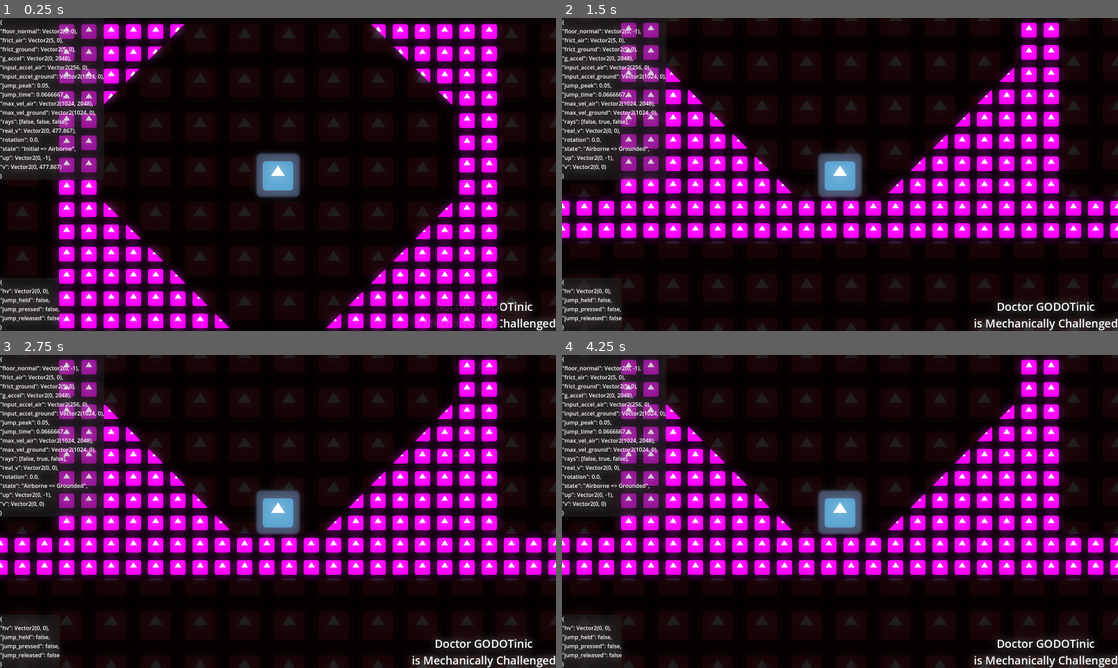
Above: before the commit, frames 1-4 (two rows, left to right).
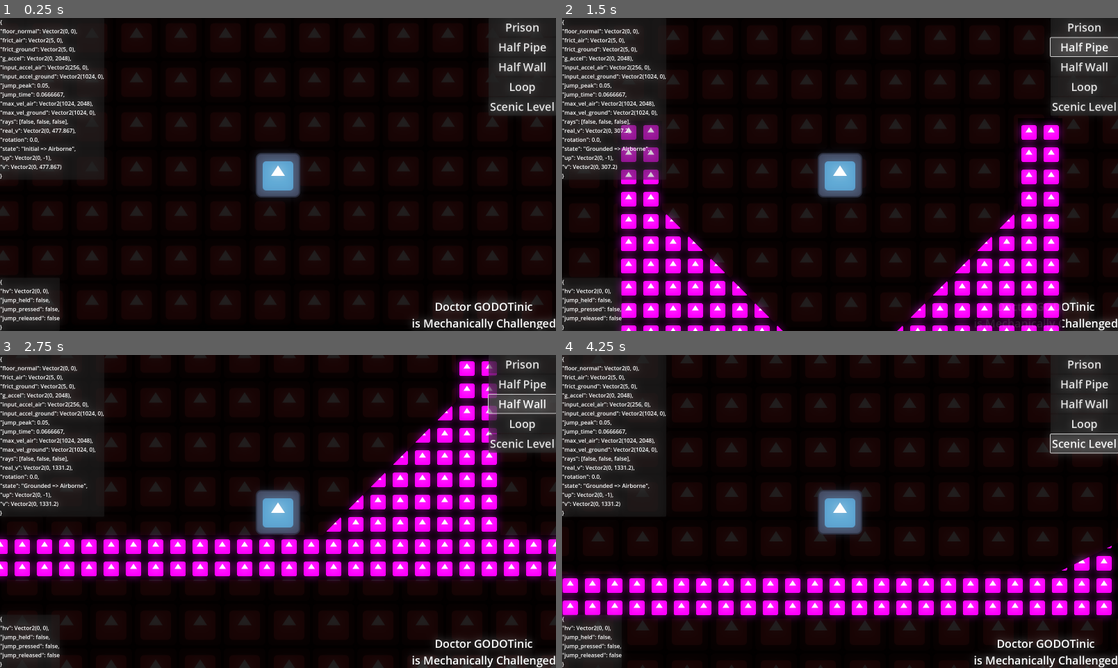
Above: after the commit, the same moments.

Repository: MechanicallyChallengedOrg/SlopesAndLoops
Game: Godot game, scene res://scenes/main.tscn
Two runs of this game, one before a commit and one after it. Both use one fixed random seed, a clock stepped at 60 frames per second and the inputs below. The engine's default icon, where the game draws it, is replaced by a stand-in: a white triangle on a blue panel in a dark square.
Inputs (mouse positions are in pixels of both pictures, inside the frame that each line leads up to):
- Up to frame 1 (0.25 s): no input
- Up to frame 2 (1.5 s): click (1084, 27) at 0.5 s, where only the run after the commit has a clickable "Prison"; click (1084, 46) at 1.25 s, where only the run after the commit has a clickable "Half Pipe"
- Up to frame 3 (2.75 s): click (522, 405) at 2 s, where only the run after the commit has a clickable "Half Wall"
- Up to frame 4 (4.25 s): click (1084, 423) at 2.75 s, where only the run after the commit has a clickable "Loop"; click (1084, 442) at 3.5 s, where only the run after the commit has a clickable "Scenic Level"

The runs differ from the first frame. In frame 1, 33% of the frame differs, in the area x 0-100%, y 0-100%; in frame 2, 45%; in frame 3, 15%; in frame 4, 47%.

Commit message:
loop is the new default demo scene

Diff:
--- a/godot4/gdscript/zaft/project.godot
+++ b/godot4/gdscript/zaft/project.godot
@@ -28,6 +28,17 @@
 
 [input]
 
+ui_accept={
+"deadzone": 0.5,
+"events": [Object(InputEventKey,"resource_local_to_scene":false,"resource_name":"","device":0,"window_id":0,"alt_pressed":false,"shift_pressed":false,"ctrl_pressed":false,"meta_pressed":false,"pressed":false,"keycode":4194309,"physical_keycode":0,"key_label":0,"unicode":0,"location":0,"echo":false,"script":null)
+, Object(InputEventKey,"resource_local_to_scene":false,"resource_name":"","device":0,"window_id":0,"alt_pressed":false,"shift_pressed":false,"ctrl_pressed":false,"meta_pressed":false,"pressed":false,"keycode":4194310,"physical_keycode":0,"key_label":0,"unicode":0,"location":0,"echo":false,"script":null)
+]
+}
+ui_select={
+"deadzone": 0.5,
+"events": [Object(InputEventJoypadButton,"resource_local_to_scene":false,"resource_name":"","device":0,"button_index":3,"pressure":0.0,"pressed":false,"script":null)
+]
+}
 left={
 "deadzone": 0.5,
 "events": [Object(InputEventKey,"resource_local_to_scene":false,"resource_name":"","device":-1,"window_id":0,"alt_press …(191 unchanged characters)…
--- a/godot4/gdscript/zaft/scenes/level.tscn
+++ b/godot4/gdscript/zaft/scenes/level.tscn
@@ -1,7 +1,47 @@
 [gd_scene load_steps=2 format=3 uid="uid://bfq2wpblianl0"]
 
-[ext_resource type="PackedScene" uid="uid://ih6x3irfv763" path="res://scenes/loop_prison.tscn" id="1_wbgkv"]
+[ext_resource type="Script" path="res://scripts/level-scene.gd" id="1_8k006"]
 
 [node name="Level" type="Node2D"]
+script = ExtResource("1_8k006")
 
-[node name="LoopPrison" parent="." instance=ExtResource("1_wbgkv")]
+[node name="CanvasLayer" type="CanvasLayer" parent="."]
+layer = 2
+
+[node name="PanelContainer" type="PanelContainer" parent="CanvasLayer"]
+anchors_preset = 1
+anchor_left = 1.0
+anchor_right = 1.0
+offset_left = -101.0
+offset_bottom = 171.0
+grow_horizontal = 0
+
+[node name="VBoxContainer" type="VBoxContainer" parent="CanvasLayer/PanelContainer"]
+layout_mode = 2
+
+[node name="Prison" type="Button" parent="CanvasLayer/PanelContainer/VBoxContainer"]
+layout_mode = 2
+theme_override_font_sizes/font_size = 32
+text = "Prison"
+
+[node name="HalfPipe" type="Button" parent="CanvasLayer/PanelContainer/VBoxContainer"]
+layout_mode = 2
+theme_override_font_sizes/font_size = 32
+text = "Half Pipe"
+
+[node name="HalfWall" type="Button" parent="CanvasLayer/PanelContainer/VBoxContainer"]
+layout_mode = 2
+theme_override_font_sizes/font_size = 32
+text = "Half Wall"
+
+[node name="Loop" type="Button" parent="CanvasLayer/PanelContainer/VBoxContainer"]
+layout_mode = 2
+theme_override_font_sizes/font_size = 32
+text = "Loop"
+
+[node name="Scenic" type="Button" parent="CanvasLayer/PanelContainer/VBoxContainer"]
+layout_mode = 2
+theme_override_font_sizes/font_size = 32
+text = "Scenic Level"
+
+[node name="LevelContainer" type="Node2D" parent="."]
--- /dev/null
+++ b/godot4/gdscript/zaft/scenes/levels/full.tscn
@@ -0,0 +1,67 @@
+[gd_scene load_steps=6 format=3 uid="uid://bllckafka1ry1"]
+
+[ext_resource type="Shader" path="res://shaders/floor-shader.gdshader" id="1_ymqda"]
+[ext_resource type="Script" path="res://scripts/loop-prison-scene.gd" id="2_25rq7"]
+[ext_resource type="Texture2D" uid="uid://dm05le0o5xj5o" path="res://assets/icon.svg" id="3_jnqm2"]
+[ext_resource type="PackedScene" uid="uid://k2xryprl8n1o" path="res://scenes/player_spawner.tscn" id="4_co3dd"]
+
+[sub_resource type="ShaderMaterial" id="ShaderMaterial_sjhay"]
+shader = ExtResource("1_ymqda")
+shader_parameter/target_position = Vector2(0, 0)
+shader_parameter/parallax_scale = 0.1
+
+[node name="Full" type="Node2D"]
+material = SubResource("ShaderMaterial_sjhay")
+script = ExtResource("2_25rq7")
+
+[node name="Polygons" type="Node2D" parent="."]
+use_parent_material = true
+
+[node name="Floor" type="Polygon2D" parent="Polygons"]
+texture_repeat = 2
+use_parent_material = true
+position = Vector2(0, 384)
+texture = ExtResource("3_jnqm2")
+texture_scale = Vector2(2, 2)
+polygon = PackedVector2Array(-5120, 128, -5120, 256, 5120, 256, 5120, 128)
+
+[node name="Floor2" type="Polygon2D" parent="Polygons"]
+texture_repeat = 2
+use_parent_material = true
+position = Vector2(0, 384)
+texture = ExtResource("3_jnqm2")
+texture_scale = Vector2(2, 2)
+polygon = PackedVector2Array(-3160, -136, -3712, 136, -1664, 136, -2376, -792, -2712, -792)
+
+[node name="Ceiling" type="Polygon2D" parent="Polygons"]
+texture_repeat = 2
+use_parent_material = true
+position = Vector2(0, -768)
+texture = ExtResource("3_jnqm2")
+texture_scale = Vector2(2, 2)
+polygon = PackedVector2Array(-512, 128, -512, 256, 512, 256, 512, 128)
+
+[node name="WallRight" type="Polygon2D" parent="Polygons"]
+texture_repeat = 2
+use_parent_material = true
+texture = ExtResource("3_jnqm2")
+texture_scale = Vector2(2, 2)
+polygon = PackedVector2Array(128, -512, 512, -128.683, 512, 128, 128, 512, 640, 512, 640, -512)
+
+[node name="WallRight2" type="Polygon2D" parent="Polygons"]
+texture_repeat = 2
+use_parent_material = true
+position = Vector2(2048, 0)
+texture = ExtResource("3_jnqm2")
+texture_scale = Vector2(2, 2)
+polygon = PackedVector2Array(128, -512, 512, -128.683, 512, 128, 128, 512, 640, 512, 640, -512)
+
+[node name="WallLeft" type="Polygon2D" parent="Polygons"]
+texture_repeat = 2
+use_parent_material = true
+texture = ExtResource("3_jnqm2")
+texture_scale = Vector2(2, 2)
+polygon = PackedVector2Array(-640, -512, -640, 512, -128, 512, -512, 126.873, -512, -131.282, -128, -512)
+
+[node name="PlayerSpawner" parent="." instance=ExtResource("4_co3dd")]
+position = Vector2(-4312, -112)
--- /dev/null
+++ b/godot4/gdscript/zaft/scenes/levels/half_pipe.tscn
@@ -0,0 +1,42 @@
+[gd_scene load_steps=6 format=3 uid="uid://dr4as8ceu0vbd"]
+
+[ext_resource type="Shader" path="res://shaders/floor-shader.gdshader" id="1_tye5y"]
+[ext_resource type="Script" path="res://scripts/loop-prison-scene.gd" id="2_uq0xq"]
+[ext_resource type="Texture2D" uid="uid://dm05le0o5xj5o" path="res://assets/icon.svg" id="3_0l84j"]
+[ext_resource type="PackedScene" uid="uid://k2xryprl8n1o" path="res://scenes/player_spawner.tscn" id="4_pj66l"]
+
+[sub_resource type="ShaderMaterial" id="ShaderMaterial_sjhay"]
+shader = ExtResource("1_tye5y")
+shader_parameter/target_position = Vector2(0, 0)
+shader_parameter/parallax_scale = 0.1
+
+[node name="HalfPipe" type="Node2D"]
+material = SubResource("ShaderMaterial_sjhay")
+script = ExtResource("2_uq0xq")
+
+[node name="Polygons" type="Node2D" parent="."]
+use_parent_material = true
+
+[node name="Floor" type="Polygon2D" parent="Polygons"]
+texture_repeat = 2
+use_parent_material = true
+position = Vector2(0, 384)
+texture = ExtResource("3_0l84j")
+texture_scale = Vector2(2, 2)
+polygon = PackedVector2Array(-1280, 128, -1280, 256, 1280, 256, 1280, 128)
+
+[node name="WallRight" type="Polygon2D" parent="Polygons"]
+texture_repeat = 2
+use_parent_material = true
+texture = ExtResource("3_0l84j")
+texture_scale = Vector2(2, 2)
+polygon = PackedVector2Array(512, -136, 512, 128, 128, 512, 640, 512, 640, -136)
+
+[node name="WallLeft" type="Polygon2D" parent="Polygons"]
+texture_repeat = 2
+use_parent_material = true
+texture = ExtResource("3_0l84j")
+texture_scale = Vector2(2, 2)
+polygon = PackedVector2Array(-640, -128, -640, 512, -128, 512, -512, 126.873, -512, -128)
+
+[node name="PlayerSpawner" parent="." instance=ExtResource("4_pj66l")]
--- /dev/null
+++ b/godot4/gdscript/zaft/scenes/levels/half_pipe_wall.tscn
@@ -0,0 +1,43 @@
+[gd_scene load_steps=6 format=3 uid="uid://dqyts1if4nq4"]
+
+[ext_resource type="Shader" path="res://shaders/floor-shader.gdshader" id="1_1wm6b"]
+[ext_resource type="Script" path="res://scripts/loop-prison-scene.gd" id="2_3t3d8"]
+[ext_resource type="Texture2D" uid="uid://dm05le0o5xj5o" path="res://assets/icon.svg" id="3_x26td"]
+[ext_resource type="PackedScene" uid="uid://k2xryprl8n1o" path="res://scenes/player_spawner.tscn" id="4_8cbym"]
+
+[sub_resource type="ShaderMaterial" id="ShaderMaterial_sjhay"]
+shader = ExtResource("1_1wm6b")
+shader_parameter/target_position = Vector2(0, 0)
+shader_parameter/parallax_scale = 0.1
+
+[node name="LoopPrison" type="Node2D"]
+material = SubResource("ShaderMaterial_sjhay")
+script = ExtResource("2_3t3d8")
+
+[node name="Polygons" type="Node2D" parent="."]
+use_parent_material = true
+
+[node name="Floor" type="Polygon2D" parent="Polygons"]
+texture_repeat = 2
+use_parent_material = true
+position = Vector2(0, 384)
+texture = ExtResource("3_x26td")
+texture_scale = Vector2(2, 2)
+polygon = PackedVector2Array(-1280, 128, -1280, 256, 1280, 256, 1280, 128)
+
+[node name="Ceiling" type="Polygon2D" parent="Polygons"]
+texture_repeat = 2
+use_parent_material = true
+position = Vector2(0, -768)
+texture = ExtResource("3_x26td")
+texture_scale = Vector2(2, 2)
+polygon = PackedVector2Array(-512, 128, -512, 256, 512, 256, 512, 128)
+
+[node name="WallRight" type="Polygon2D" parent="Polygons"]
+texture_repeat = 2
+use_parent_material = true
+texture = ExtResource("3_x26td")
+texture_scale = Vector2(2, 2)
+polygon = PackedVector2Array(128, -512, 512, -128.683, 512, 128, 128, 512, 640, 512, 640, -512)
+
+[node name="PlayerSpawner" parent="." instance=ExtResource("4_8cbym")]
--- /dev/null
+++ b/godot4/gdscript/zaft/scenes/levels/loop.tscn
@@ -0,0 +1,51 @@
+[gd_scene load_steps=6 format=3 uid="uid://bkn25m1mglb26"]
+
+[ext_resource type="Shader" path="res://shaders/floor-shader.gdshader" id="1_0o6pm"]
+[ext_resource type="Script" path="res://scripts/loop-prison-scene.gd" id="2_y5asg"]
+[ext_resource type="Texture2D" uid="uid://dm05le0o5xj5o" path="res://assets/icon.svg" id="3_skivs"]
+[ext_resource type="PackedScene" uid="uid://k2xryprl8n1o" path="res://scenes/player_spawner.tscn" id="4_aj5r7"]
+
+[sub_resource type="ShaderMaterial" id="ShaderMaterial_sjhay"]
+shader = ExtResource("1_0o6pm")
+shader_parameter/target_position = Vector2(0, 0)
+shader_parameter/parallax_scale = 0.1
+
+[node name="Loop" type="Node2D"]
+material = SubResource("ShaderMaterial_sjhay")
+script = ExtResource("2_y5asg")
+
+[node name="Polygons" type="Node2D" parent="."]
+use_parent_material = true
+
+[node name="Floor" type="Polygon2D" parent="Polygons"]
+texture_repeat = 2
+use_parent_material = true
+position = Vector2(0, 384)
+texture = ExtResource("3_skivs")
+texture_scale = Vector2(2, 2)
+polygon = PackedVector2Array(-2560, 128, -2560, 256, 2560, 256, 2560, 128)
+
+[node name="Ceiling" type="Polygon2D" parent="Polygons"]
+texture_repeat = 2
+use_parent_material = true
+position = Vector2(0, -768)
+texture = ExtResource("3_skivs")
+texture_scale = Vector2(2, 2)
+polygon = PackedVector2Array(-512, 128, -512, 256, 512, 256, 512, 128)
+
+[node name="WallRight" type="Polygon2D" parent="Polygons"]
+texture_repeat = 2
+use_parent_material = true
+texture = ExtResource("3_skivs")
+texture_scale = Vector2(2, 2)
+polygon = PackedVector2Array(128, -512, 512, -128.683, 512, 128, 128, 512, 640, 512, 640, -512)
+
+[node name="WallLeft" type="Polygon2D" parent="Polygons"]
+texture_repeat = 2
+use_parent_material = true
+texture = ExtResource("3_skivs")
+texture_scale = Vector2(2, 2)
+polygon = PackedVector2Array(-640, -512, -640, 512, -128, 512, -512, 126.873, -512, -131.282, -128, -512)
+
+[node name="PlayerSpawner" parent="." instance=ExtResource("4_aj5r7")]
+position = Vector2(-1568, 8)
--- /dev/null
+++ b/godot4/gdscript/zaft/scripts/level-scene.gd
@@ -0,0 +1,27 @@
+extends Node2D
+
+@onready var level_container: Node2D = $LevelContainer
+
+@onready var prison_button: Button = $CanvasLayer/PanelContainer/VBoxContainer/Prison
+@onready var half_pipe_button: Button = $CanvasLayer/PanelContainer/VBoxContainer/HalfPipe
+@onready var half_wall_button: Button = $CanvasLayer/PanelContainer/VBoxContainer/HalfWall
+@onready var loop_button: Button = $CanvasLayer/PanelContainer/VBoxContainer/Loop
+@onready var scenic_button: Button = $CanvasLayer/PanelContainer/VBoxContainer/Scenic
+
+@onready var prison_scene = preload('res://scenes/levels/loop_prison.tscn')
+@onready var half_pipe_scene = preload('res://scenes/levels/half_pipe.tscn')
+@onready var half_wall_scene = preload('res://scenes/levels/half_pipe_wall.tscn')
+@onready var loop_scene = preload('res://scenes/levels/loop.tscn')
+@onready var scenic_scene = preload('res://scenes/levels/full.tscn')
+
+func _ready() -> void:
+  level_container.add_child(loop_scene.instantiate())
+  for k in ["prison", "half_pipe", "half_wall", "loop", "scenic"]:
+    var button : Button = get("%s_button" % [k])
+    var scene : PackedScene = get("%s_scene" % [k])
+    button.pressed.connect(replace_level_scene_with.bind(scene))
+
+func replace_level_scene_with(scene:PackedScene):
+  if level_container.get_child_count() > 0:
+    for c in level_container.get_children(): c.queue_free()
+  level_container.add_child(scene.instantiate())
--- /dev/null
+++ b/godot4/gdscript/zaft/scripts/loop-scene.gd
@@ -0,0 +1,10 @@
+class_name LoopScene extends Node2D
+
+@onready var polygons : Node2D = $Polygons
+@onready var bodies := PolygonColliderSetupNode.new()
+var wall_left : StaticBody2D
+var wall_right : StaticBody2D
+
+func _ready() -> void:
+  add_child(bodies)
+  bodies.copy_polygons_to_bodies(polygons)
--- a/godot4/gdscript/zaft/scripts/player/movement-node.gd
+++ /dev/null
@@ -1,182 +0,0 @@
-class_name PlayerCharacterMovementNode extends Node
-
-@onready var player : PlayerCharacterScene = owner
-
-func update_rays():
-  if player.ray_center_down.is_colliding():
-    player.ray_left_down.add_exception(player.ray_center_down.get_collider())
-    player.ray_right_down.add_exception(player.ray_center_down.get_collider())
-  else:
-    player.ray_left_down.clear_exceptions()
-    player.ray_right_down.clear_exceptions()
-
-func _physics_process(delta: float) -> void:
-  update_rays()
-  if player.stats.state == player.stats.STATE.Initial: physics_process_initial(delta)
-  elif player.stats.state == player.stats.STATE.Grounded: physics_process_grounded(delta)
-  elif player.stats.state == player.stats.STATE.Airborne: physics_process_airborne(delta)
-  elif player.stats.state == player.stats.STATE.Off:
-    pass
-  else: printerr("player in unknown state!")
-
-func physics_process_initial(_delta:float):
-  if not player.ray_center_down.is_colliding():
-    player.stats.state = player.stats.STATE.Airborne
-  else:
-    player.stats.state = player.stats.STATE.Grounded
-
-func rotate_if_needed(colliding_ray:RayCast2D):
-  var normal := colliding_ray.get_collision_normal()
-  if not normal.is_equal_approx(player.stats.up):
-    var rotation := player.stats.up.angle_to(normal)
-    print("rotate", {
-      "angle": rad_to_deg(rotation),
-      "normal": normal,
-      "up": player.stats.up
-    })
-    player.stats.up = normal
-    player.rotate(rotation)
-    player.set_vel(player.velocity.rotated(rotation))
-
-func rotate_if_needed_up(up:=Vector2.UP):
-  if not up.is_equal_approx(player.stats.up):
-    var rotation := player.stats.up.angle_to(up)
-    player.stats.up = up
-    player.rotate(rotation)
-    player.set_vel(player.velocity.rotated(rotation))
-
-const half_player := 64.0
-func snap_to_collision_point_if_needed(ray:RayCast2D,_depth:=0):
-  if not ray.is_colliding():
-    if player.ray_center_down_ext.is_colliding():
-      return snap_to_collision_point_if_needed(player.ray_center_down_ext)
-    else: return
-  var normal := ray.get_collision_normal()
-  var point := ray.get_collision_point()
-  var projected := player.velocity.project(normal)
-  if not projected.is_zero_approx():
-    print("snap", {
-      "n": normal,
-      "point": point,
-      "player": player.position,
-      "v": player.velocity,
-      "projv": projected,
-      "projv*n": player.velocity.project(normal) * normal
-    })
-  rotate_if_needed(ray)
-  player.set_vel(player.velocity + projected * normal)
-  if ray == player.ray_center_down_ext:
-    player.set_pos(point + (half_player * normal) - (8.0 * normal))
-  else:
-    player.set_pos(point + (half_player * normal))
-
-func physics_process_grounded(delta:float):
-  var colliding_ray := get_prioritized_ground_collision()
-  if colliding_ray == null: return may_leave_floor(delta)
-  player.set_vel(bound_velocity(player.velocity, accel_per_frame(delta), frict_per_frame(delta)))
-  snap_to_collision_point_if_needed(colliding_ray)
-  apply_velocity(delta)
-  may_leave_floor(delta)
-
-func physics_process_airborne(delta:float):
-  disable_casts(player.ray_center_down)
-  player.set_vel(bound_velocity(player.velocity + accel_per_frame(delta)))
-  apply_velocity(delta)
-  may_snap_to_floor(delta)
-
-func player_rotation_from_up() -> float:
-  return Vector2.UP.angle_to(player.stats.up)
-
-func apply_velocity(delta:float):
-  player.set_pos(player.position + player.velocity * delta)
-
-func may_leave_floor(delta:float):
-  if player.input.jump_pressed:
-    player.stats.state = player.stats.STATE.Airborne
-    player.set_vel(player.velocity + (player.stats.up * player.stats.jump_initial_vel.y))
-    apply_velocity(delta)
-    # disable_casts()
-    get_tree().create_timer(0.001).timeout.connect(rotate_if_needed_up, CONNECT_ONE_SHOT)
-    # get_tree().create_timer(0.1).timeout.connect(enable_casts)
-
-func enable_casts():
-  player.ray_left_down.enabled = true
-  player.ray_right_down.enabled = true
-  player.ray_center_down.enabled = true
-
-func disable_cast(c:RayCast2D,except=null):
-  if c != except: c.enabled = false
-
-func disable_casts(except=null):
-  disable_cast(player.ray_left_down, except)
-  disable_cast(player.ray_right_down, except)
-  disable_cast(player.ray_center_down, except)
-
-func may_snap_to_floor(_delta:float):
-  if player.ray_center_down.is_colliding():
-    var vel := player.velocity
-    var normal := player.ray_center_down.get_collision_normal()
-    if vel.is_zero_approx() or abs(normal.angle_to(vel)) > (PI/2.0):
-      player.stats.state = player.stats.STATE.Grounded
-      # player.stats.state = player.stats.STATE.Off
-      snap_to_collision_point_if_needed(player.ray_center_down)
-
-
-func bound_velocity(v1:=Vector2.ZERO,v2:=Vector2.ZERO,v3:=Vector2.ZERO) -> Vector2:
-  var vel = Vector2.ZERO + v1 + v2 + v3
-  if player.stats.state == player.stats.STATE.Airborne:
-    vel = vel.clamp(-player.stats.max_vel_air, player.stats.max_vel_air)
-  elif player.stats.state == player.stats.STATE.Grounded:
-    if vel.length() > player.stats.max_vel_ground.length():
-      return vel.normalized() * player.stats.max_vel_ground.x
-  return vel
-
-# real world xy deceleration (delta vel) per frame
-func frict_per_frame(delta):
-  if not is_zero_approx(player.input.h) or is_zero_approx(player.velocity.length()): return Vector2.ZERO
-  return Vector2(player.stats.frict_ground.x * player.velocity.rotated(PI) * delta)
-
-# real world xy acceleration (delta vel) per frame
-func accel_per_frame(delta:float) -> Vector2:
-  return (x_accel() * delta) + (y_accel() * delta)
-
-# acceleration (delta vel) per frame alongside the player relative horizontal axis
-func h_accel() -> Vector2:
-  var result := Vector2.ZERO
-  if is_zero_approx(player.input.h) and not is_zero_approx(player.velocity.length()):
-    pass
-  else:
-    result = Vector2(player.input.h * player.stats.input_accel_ground.x, 0.0)
-  return result
-
-# acceleration (delta vel) per frame alongside the real world x axis
-func x_accel() -> Vector2:
-  return h_accel().rotated(player_rotation_from_up())
-
-# acceleration (delta vel) per frame alongside the player relative vertical axis
-func v_accel() -> Vector2:
-  var result := Vector2.ZERO
-  if not player.stats.should_apply_gravity(): result = Vector2.ZERO
-  else: result = Vector2(0.0, player.stats.g_accel.y)
-  return result
-
-# acceleration (delta vel) per frame alongside the real world y axis
-func y_accel() -> Vector2:
-  return v_accel().rotated(player_rotation_from_up())
-
-func _ready() -> void:
-  pass
-  # Engine.set_time_scale(0.5)
-
-# collision with ground prioritizes the direction of player movement
-func get_prioritized_ground_collision() -> RayCast2D:
-  var moving_right : Array[RayCast2D] = [player.ray_right_down, player.ray_center_down, player.ray_left_down]
-  var moving_left : Array[RayCast2D] = [player.ray_left_down, player.ray_center_down, player.ray_right_down]
-  var moving_none : Array[RayCast2D] = [player.ray_center_down, player.ray_right_down, player.ray_left_down]
-  var prio_rays : Array[RayCast2D]
-  var vel_rel_h := player.stats.vel_rel_h()
-  if vel_rel_h.is_zero_approx(): prio_rays = moving_none
-  elif vel_rel_h.x < 0: prio_rays = moving_left
-  else: prio_rays = moving_right
-  for ray : RayCast2D in prio_rays: if ray.is_colliding(): return ray
-  return null
--- a/godot4/gdscript/zaft/scripts/polygon-collider-setup-node.gd
+++ b/godot4/gdscript/zaft/scripts/polygon-collider-setup-node.gd
@@ -4,6 +4,7 @@
   for poly in polygons.get_children():
     if not poly is Polygon2D: continue
     var body := StaticBody2D.new()
+    body.name = poly.name
     add_child(body)
     copy_polygon_to_body(body,poly)
 
Not shown: 3 places in godot4/gdscript/zaft/scenes/levels/loop_prison.tscn that only renumber resources
Not shown, removed: godot4/gdscript/zaft/scenes/pla7693.tmp
